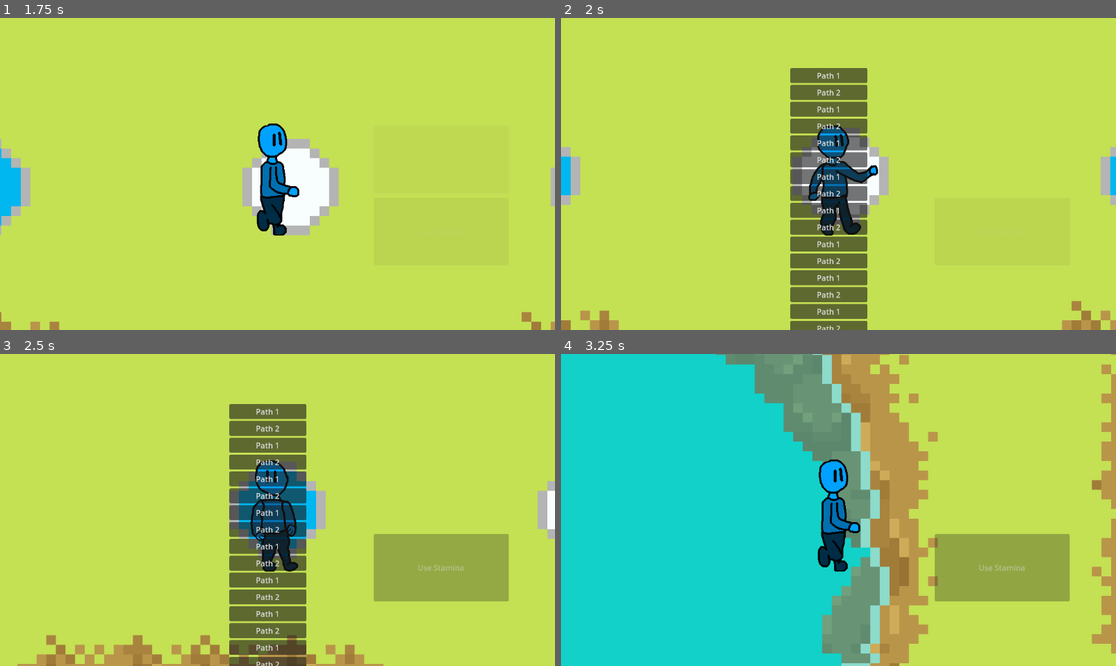
Above: before the commit, frames 1-4 (two rows, left to right).
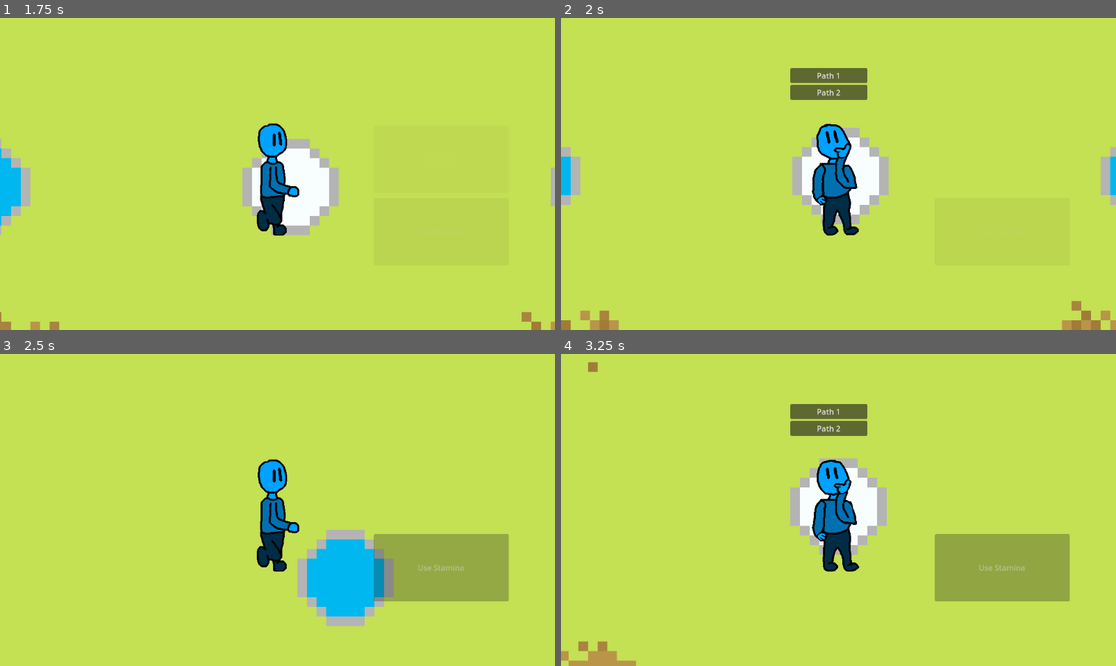
Above: after the commit, the same moments.

Repository: hdlqpn/Capstone-I-2024
Game: Godot game, scene res://Scenes/title_screen.tscn
The game is run twice, just before and just after one commit, with the same random seed, the same clock (stepped at 60 frames per second) and the same inputs. Sound files missing from this copy of the repository are replaced by a short silence.
Inputs (mouse positions are in pixels of both pictures, inside the frame that each line leads up to):
- Up to frame 1 (1.75 s): click "Play" at 0.5 s; click "Roll Dice" at 1.25 s
- Up to frame 2 (2 s): no input
- Up to frame 3 (2.5 s): click "Path 1" at 2 s
- Up to frame 4 (3.25 s): click (827, 428) at 2.75 s, where only the run before the commit has a clickable "Path 2"

Frame 1 is identical in both runs. In frame 2, 9.2% of the frame differs, in the area x 41-58%, y 26-100%; in frame 3, 18%; in frame 4, 65%, in the area x 0-100%, y 0-100%.

Commit message:
More Path Changes and bigger dictionary

Diff:
--- a/capstonegame/Scenes/tile_manager.gd
+++ b/capstonegame/Scenes/tile_manager.gd
@@ -14,14 +14,114 @@
 	Vector2(4, -2): [Vector2(10, -2), Vector2(4, 0)],  # Single path
 	Vector2(4, 0): [Vector2(2, 2)],  # Single path
 	Vector2(2, 2): [Vector2(0, 2)],  # Single path
-	Vector2(0,8): [Vector2(-2, 9)],
+	Vector2(0, 8): [Vector2(-2, 9), Vector2(0, 2)],
 	Vector2(-2, 9): [Vector2(-3, 11)],
 	Vector2(-3, 11): [Vector2(-3, 13)],
-	Vector2(-10, -2): [Vector2(-11, 0)],
+	Vector2(-10, -2): [Vector2(-11, 0), Vector2(-4, -2)],
 	Vector2(-11, 0): [Vector2(-13, 1)],
-	Vector2(-13, 1): [Vector2(-15, 1)]
-
-
+	Vector2(-13, 1): [Vector2(-15, 1)],
+	Vector2(-15, 1): [Vector2(-17, 1)],
+	Vector2(-17, 1): [Vector2(-19, 1)],
+	Vector2(-3, 13): [Vector2(-3, 15)],
+	Vector2(-3, 15): [Vector2(-3, 17)],
+	Vector2(-3, 17): [Vector2(-3, 19), Vector2(-5, 17)],
+	Vector2(-3, 19): [Vector2(-3, 21)],
+	Vector2(-3, 21): [Vector2(-3, 23)],
+	Vector2(-3, 23): [Vector2(-2, 25)],
+	Vector2(-2, 25): [Vector2(0, 26)],
+	Vector2(0, 26): [Vector2(2, 25)],
+	Vector2(2, 25): [Vector2(3, 23)],
+	Vector2(3, 23): [Vector2(3 ,21)],
+	Vector2(3, 21): [Vector2(3, 19)],
+	Vector2(3, 19): [Vector2(3, 15)],
+	Vector2(3, 15): [Vector2(3, 13)],
+	Vector2(3, 13): [Vector2(3, 11)],
+	Vector2(3, 11): [Vector2(2, 9)],
+	Vector2(2, 9): [Vector2(0, 8)],
+	Vector2(-5, 17): [Vector2(-8, 17)],
+	Vector2(-8, 17): [Vector2(-14, 14)],
+	Vector2(-14, 14): [Vector2(-16, 12)],
+	Vector2(-16, 12): [Vector2(-18, 9)],
+	Vector2(-18, 9): [Vector2(-19, 6)],
+	Vector2(-19, 6): [Vector2(-19, 3)],
+	Vector2(-19, 3): [Vector2(-21, 1)],
+	Vector2(-21, 1): [Vector2(-23, 1)],
+	Vector2(-23, 1): [Vector2(-25, 1)],
+	Vector2(-25, 1): [Vector2(-27, 0)],
+	Vector2(-27, 0): [Vector2(-28, -2)],
+	Vector2(-28, -2): [Vector2(-27, -4)],
+	Vector2(-27, -4): [Vector2(-25, -5)],
+	Vector2(-25, -5): [Vector2(-23, -5)],
+	Vector2(-21, -5): [Vector2(-19, -5)],
+	Vector2(-19, -5): [Vector2(-17, -5), Vector2(-19, -7)],
+	Vector2(-17, -5): [Vector2(-15, -5)],
+	Vector2(-15, -5): [Vector2(-13, -5)],
+	Vector2(-13, -5): [Vector2(-11, -4)],
+	Vector2(-11, -4): [Vector2(-10, -2)],
+	Vector2(-19, -7): [Vector2(-19, -10)],
+	Vector2(-19,  -10): [Vector2(-18, -13)],
+	Vector2(-18, -13): [Vector2(-16, -16)],
+	Vector2(-16, -16): [Vector2(-14, -18)],
+	Vector2(-14, -18): [Vector2(-11, -20)],
+	Vector2(-11, -20): [Vector2(-8, -21)],
+	Vector2(-8, -21): [Vector2(-5, -21)],
+	Vector2(-5, -21): [Vector2(-3, -21)],
+	Vector2(-3, -21): [Vector2(-3, -19)],
+	Vector2(-3, -19): [Vector2(-3, -17)],
+	Vector2(-3, -17): [Vector2(-3, -15)],
+	Vector2(-3, -15): [Vector2(-2, -13)],
+	Vector2(-2, -13): [Vector2(0, -12)],
+	Vector2(0, -12): [Vector2(2, -13), Vector2(0, -6)],
+	Vector2(2, -13): [Vector2(3, -15)],
+	Vector2(3, -15): [Vector2(3, -17)],
+	Vector2(3, -17): [Vector2(3, -19)],
+	Vector2(3, -19): [Vector2(3, -21)],
+	Vector2(3, -21): [Vector2(3, -23), Vector2(5, -21)],
+	Vector2(3, -23): [Vector2(3, -25)],
+	Vector2(3, -25): [Vector2(3, -27)],
+	Vector2(3, -27): [Vector2(2, -29)],
+	Vector2(2, -29): [Vector2(0, -30)],
+	Vector2(0, -30): [Vector2(-2, -29)],
+	Vector2(-2, -29): [Vector2(-3, -27)],
+	Vector2(-3, -27): [Vector2(-3, -25)],
+	Vector2(-3, -25): [Vector2(-3, -23)],
+	Vector2(-3, -23): [Vector2(-3, -21)],
+	Vector2(5, -21): [Vector2(8, -21)],
+	Vector2(8, -21): [Vector2(11, -20)],
+	Vector2(11, -20): [Vector2(14, -18)],
+	Vector2(14, -18): [Vector2(16, -16)],
+	Vector2(16, -16): [Vector2(18, -13)],
+	Vector2(18, -13): [Vector2(19, -10)],
+	Vector2(19, -10): [Vector2(19, -7)],
+	Vector2(19, -7): [Vector2(19, -5)],
+	Vector2(19, -5): [Vector2(21, -5)],
+	Vector2(21, -5): [Vector2(23, -5)],
+	Vector2(23, -5): [Vector2(25, -5)],
+	Vector2(25, -5): [Vector2(27, -4)],
+	Vector2(27, -4): [Vector2(28, -2)],
+	Vector2(28, -2): [Vector2(27, 0)],
+	Vector2(27, 0): [Vector2(25, 1)],
+	Vector2(25, 1): [Vector2(23, 1)],
+	Vector2(23, 1): [Vector2(21, 1)],
+	Vector2(21, 1): [Vector2(19, 1)],
+	Vector2(19, 1): [Vector2(17, 1), Vector2(19, 3)],
+	Vector2(17, 1): [Vector2(15, 1)],
+	Vector2(15, 1): [Vector2(13, 1)],
+	Vector2(13, 1): [Vector2(11, 0)],
+	Vector2(11, 0): [Vector2(10, -2)],
+	Vector2(10, -2): [Vector2(11, -4), Vector2(4, -2)],
+	Vector2(11, -4): [Vector2(13, -5)],
+	Vector2(13, -5): [Vector2(15, -5)],
+	Vector2(15, -5): [Vector2(17, -5)],
+	Vector2(17, -5): [Vector2(19, -5)],
+	Vector2(19, 3): [Vector2(19, 6)],
+	Vector2(19, 6): [Vector2(18, 9)],
+	Vector2(18, 9): [Vector2(16, 12)],
+	Vector2(16, 12): [Vector2(14, 14)],
+	Vector2(14, 14): [Vector2(11, 16)],
+	Vector2(11, 16): [Vector2(8, 17)],
+	Vector2(8, 17): [Vector2(5, 17)],
+	Vector2(5, 17): [Vector2(3, 17)]
 }
 var tile_types: Dictionary = {
 	Vector2(0, 2): "fork",
@@ -43,5 +143,105 @@
 	Vector2(-10, -2): "fork",
 	Vector2(-11, 0): "blue",
 	Vector2(-13, 1): "blue",
-	Vector2(-13, 3): "blue"
+	Vector2(-13, 3): "blue",
+	Vector2(-3, 15): "blue",
+	Vector2(-3, 17): "fork",
+	Vector2(-3, 19): "blue",
+	Vector2(-3, 21): "blue",
+	Vector2(-3, 23): "blue",
+	Vector2(-2, 25): "blue",
+	Vector2(0, 26): "blue",
+	Vector2(2, 25): "blue",
+	Vector2(3, 23): "blue",
+	Vector2(3, 21): "blue",
+	Vector2(3, 19): "blue",
+	Vector2(3, 17): "fork",
+	Vector2(3, 15): "blue",
+	Vector2(3, 13): "blue",
+	Vector2(3, 11): "blue",
+	Vector2(2, 9): "blue",
+	Vector2(-5, 17): "blue",
+	Vector2(-8, 17): "blue",
+	Vector2(-11, 16): "blue",
+	Vector2(-14, 14): "blue",
+	Vector2(-16, 12): "blue",
+	Vector2(-18, 9): "blue",
+	Vector2(-19, 6): "blue",
+	Vector2(-19, 3): "blue",
+	Vector2(-19, 1): "fork",
+	Vector2(-21, 1): "blue",
+	Vector2(-23, 1): "blue",
+	Vector2(-25, 1): "blue",
+	Vector2(-27, 0): "blue",
+	Vector2(-28, -2): "blue",
+	Vector2(-27, -4): "blue",
+	Vector2(-25, -5): "blue",
+	Vector2(-21, -5): "blue",
+	Vector2(-19, -5): "fork",
+	Vector2(-17, -5): "blue",
+	Vector2(-15, -5): "blue",
+	Vector2(-13, -5): "blue",
+	Vector2(-11, -4): "blue",
+	Vector2(-19, -7): "blue",
+	Vector2(-19, -10): "blue",
+	Vector2(-18, -13): "blue",
+	Vector2(-16, -16): "blue",
+	Vector2(-14, -18): "blue",
+	Vector2(-11, -20): "blue",
+	Vector2(-8, -21): "blue",
+	Vector2(-5, -21): "blue",
+	Vector2(-3, -21): "fork",
+	Vector2(-3, -19): "blue",
+	Vector2(-3, -17): "blue",
+	Vector2(-3, -15): "blue",
+	Vector2(-2, -13): "blue",
+	Vector2(0, -12): "fork",
+	Vector2(2, -13): "blue",
+	Vector2(3, -15): "blue",
+	Vector2(3, -17): "blue",
+	Vector2(3, -19): "blue",
+	Vector2(3, -21): "fork",
+	Vector2(3, -23): "blue",
+	Vector2(3, -25): "blue",
+	Vector2(3, -27): "blue",
+	Vector2(2, -29): "blue",
+	Vector2(0, -30): "blue",
+	Vector2(-2, -29): "blue",
+	Vector2(-3, -27): "blue",
+	Vector2(-3, -25): "blue",
+	Vector2(-3, -23): "blue",
+	Vector2(5, -21): "blue",
+	Vector2(8, -21): "blue",
+	Vector2(11, -20): "blue",
+	Vector2(14, -18): "blue",
+	Vector2(16, -16): "blue",
+	Vector2(18, -13): "blue",
+	Vector2(19, -10): "blue",
+	Vector2(19, -7): "blue",
+	Vector2(19, -5): "fork",
+	Vector2(21, -5): "blue",
+	Vector2(27, -4): "blue",
+	Vector2(28, -2): "blue",
+	Vector2(27, 0): "blue",
+	Vector2(25, 1): "blue",
+	Vector2(23, 1): "blue",
+	Vector2(21, 1): "blue",
+	Vector2(19, 1): "fork",
+	Vector2(17, 1): "blue",
+	Vector2(15, 1): "blue",
+	Vector2(13, 1): "blue",
+	Vector2(11, 0): "blue",
+	Vector2(10, -2): "fork",
+	Vector2(11, -4): "blue",
+	Vector2(13, -5): "blue",
+	Vector2(15, -5): "blue",
+	Vector2(17, -5): "blue",
+	Vector2(19, 3): "blue",
+	Vector2(19, 6): "blue",
+	Vector2(18, 9): "blue",
+	Vector2(16, 12): "blue",
+	Vector2(14, 14): "blue",
+	Vector2(11, 16): "blue",
+	Vector2(8, 17): "blue",
+	Vector2(5, 17): "blue"
 	}
--- a/capstonegame/Scripts/Player1.gd
+++ b/capstonegame/Scripts/Player1.gd
@@ -89,28 +89,6 @@
 					is_moving = false
 					animated_sprite.play("Choosing")
 					choose_path(next_tiles)  # Pause movement and ask player
-
-					# After the movement_path clears, from the current posistion,
-					# it must append vectors into the movement path equal to the number rolled - steps already taken.
-					# Represented area to work on by this is between the ----'s
-					movement_path.clear()
-					#------------------------------------------------------------------------------------------------
-					var movement_steps = []
-					var keys = tile_paths.keys()
-					var next_tile_index = keys.find(current_tile) - steps_taken
-					var left_over = roll_result - steps_taken
-					print("roll result", roll_result)
-					print("Left_over!", left_over)
-					for i in range(left_over):
-						if next_tile_index < keys.size():
-							var next_tile = keys[next_tile_index]
-							movement_steps.append(next_tile)
-							next_tile_index += 1
-					move_character(movement_steps)
-					print("Next_tiles", next_tiles)
-					print("tile_path", tile_paths[target_tile])
-					print("current_tile", current_tile)
-					print("mp2", movement_path)
 					return
 					#----------------------------------------------------------------------------------------------------
 			position = target_position
@@ -140,6 +118,10 @@
 			position += direction * distance_to_move
 
 func choose_path(options: Array):
+	# Clear previous buttons before adding new ones
+	for child in choice_container.get_children():
+		child.queue_free()
+
 	print("Fork detected! Choose a direction:")
 	choice_container.visible = true
 
@@ -149,12 +131,37 @@
 		button.pressed.connect(func(): _on_path_selected(i))
 		choice_container.add_child(button)
 
+	# Wait for player to make a choice
 	var choice = await path_chosen
-	current_tile = options[choice]
-	print("options:", options)
-	movement_path.append(current_tile)
+	current_tile = options[choice]  # The player has selected one of the options
+	print("Chosen path:", current_tile)
+
+	movement_path.clear()  # Clear the current path
+	_create_new_path(current_tile)  # Recursively call _create_new_path to continue movement
 	is_moving = true
 	animated_sprite.play("Moving")
+
+#new function
+func _create_new_path(start_tile: Vector2):
+	var steps_left = (roll_result - steps_taken) - 1 # The number of steps remaining after rolling the dice
+	var current_tile = start_tile
+	var movement_steps = [current_tile]  # Start by adding the current tile
+	while steps_left > 0:
+		if tile_paths.has(current_tile):  # Check if there are next possible tiles
+			var next_tiles = tile_paths[current_tile]
+			var next_tile = next_tiles[0]
+			movement_steps.append(next_tile)  # Add the next tile to the movement path
+			current_tile = next_tile  # Move to the next tile
+			steps_left -= 1  # Decrease the number of steps left
+		else:
+			break  # No further tiles to move, end the movement path
+
+	# If there are steps left after this loop, handle that
+	if steps_left > 0:
+		print("Not enough tiles to complete the movement.")
+
+	# Start the movement with the calculated path
+	move_character(movement_steps)
 
 func _on_path_selected(choice: int):
 	emit_signal("path_chosen", choice)
@@ -165,7 +172,8 @@
 	# Disable the roll button to prevent spamming
 	roll_button.disabled = true
 	use_stamina_button.disabled = true
-	roll_result = randi() % 6 + 1
+	roll_result = 6
+	#roll_result = randi() % 6 + 1
 	print("Rolled: ", roll_result)
 
 	# Add stamina to roll result if spinbox is visible
